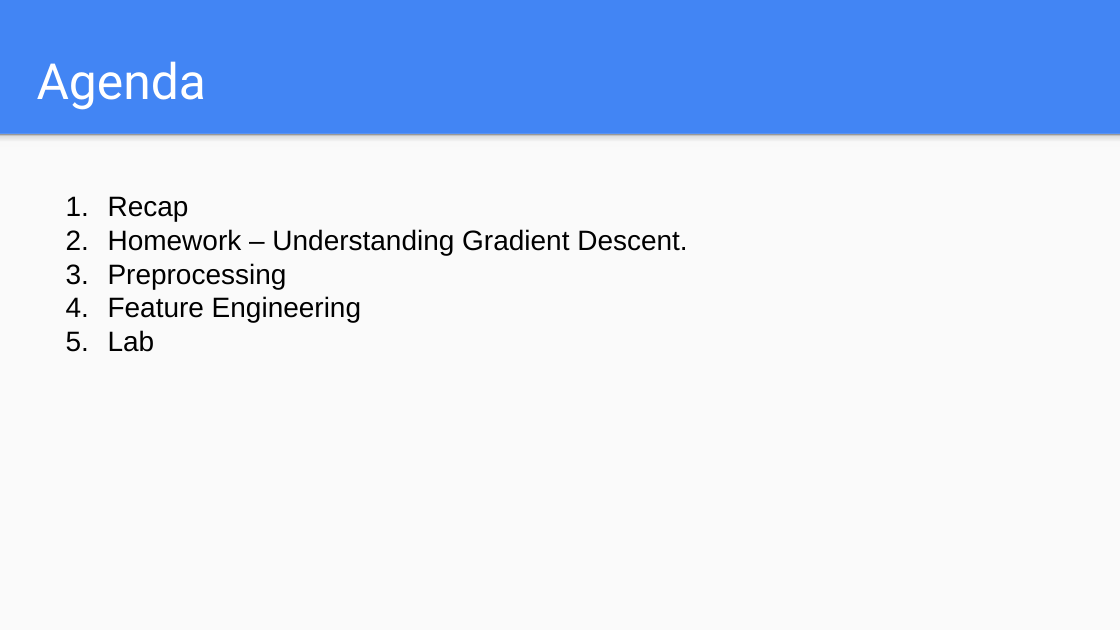
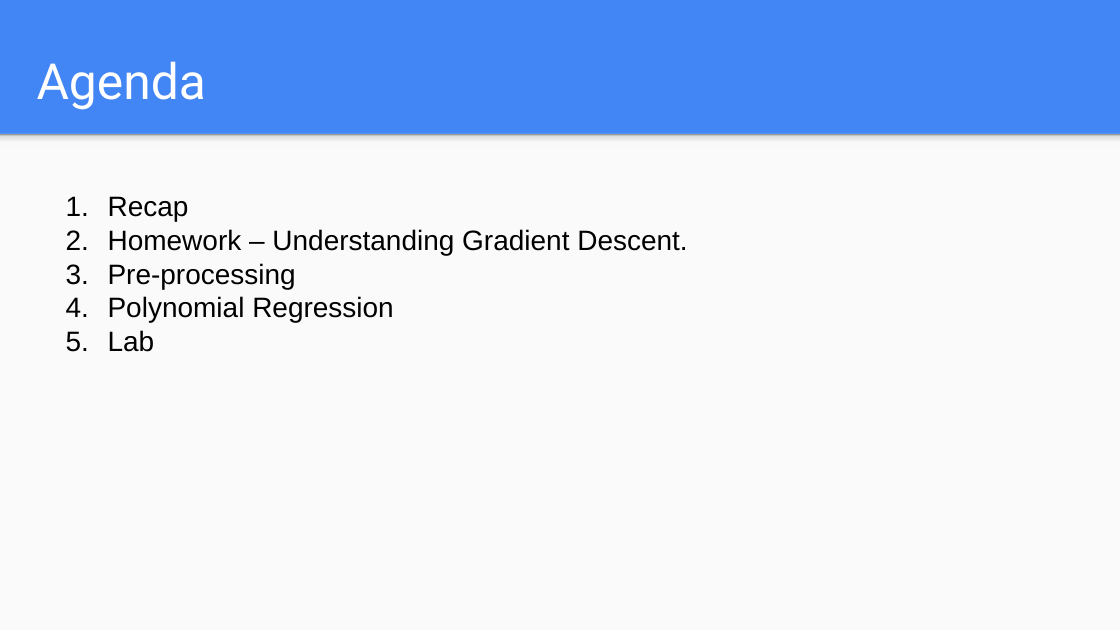
Before and after one commit to yantraguru/ml_course_2019, a slide deck: slide 1 of week 03/Week 03_Agenda.pptx. Drawn at 1120x630 pixels with LibreOffice and Linux fonts; fonts in the diff are those of the drawing. Boxes give left, top, right and bottom in pixels: in the first picture for what was removed or moved away, otherwise in the second. Text is boxed around its words. In the diff, an @@ line names an element or a change of style, - is before the commit and + after.

```diff
--- a/week 03/Week 03_Agenda.pptx
+++ b/week 03/Week 03_Agenda.pptx
@@ text at bbox=[108, 263, 394, 322]: text changed @@
-3. Preprocessing
-4. Feature Engineering
+3. Pre-processing
+4. Polynomial Regression
```
Also in this commit, not shown: 7 other files.
